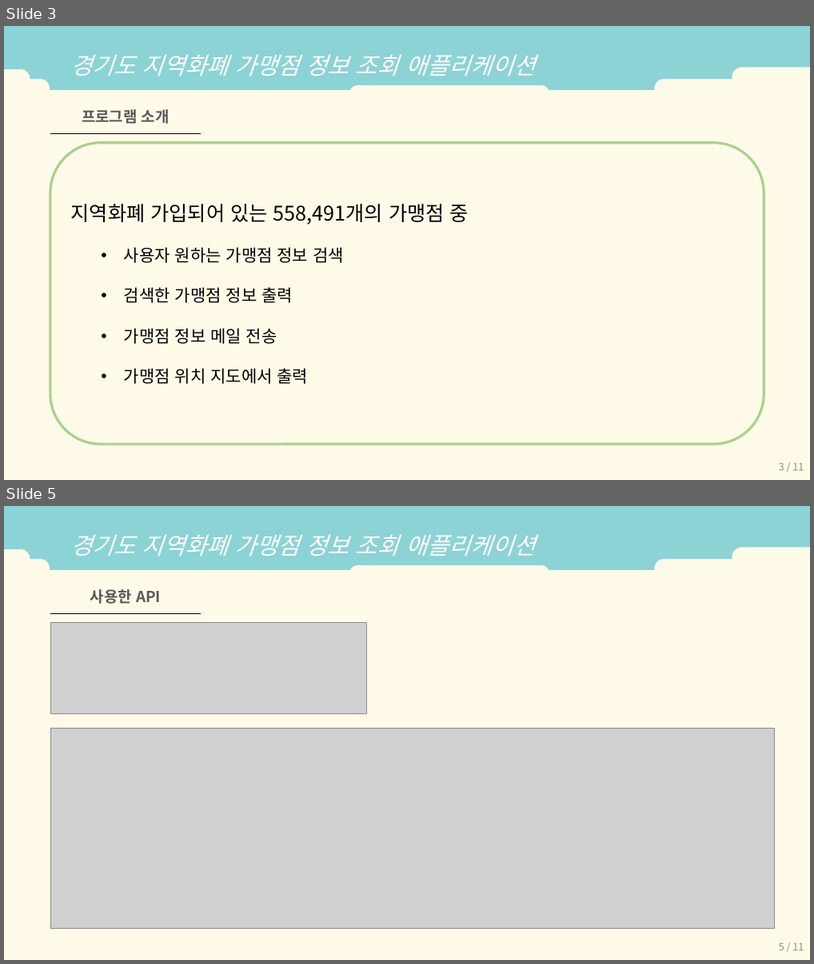
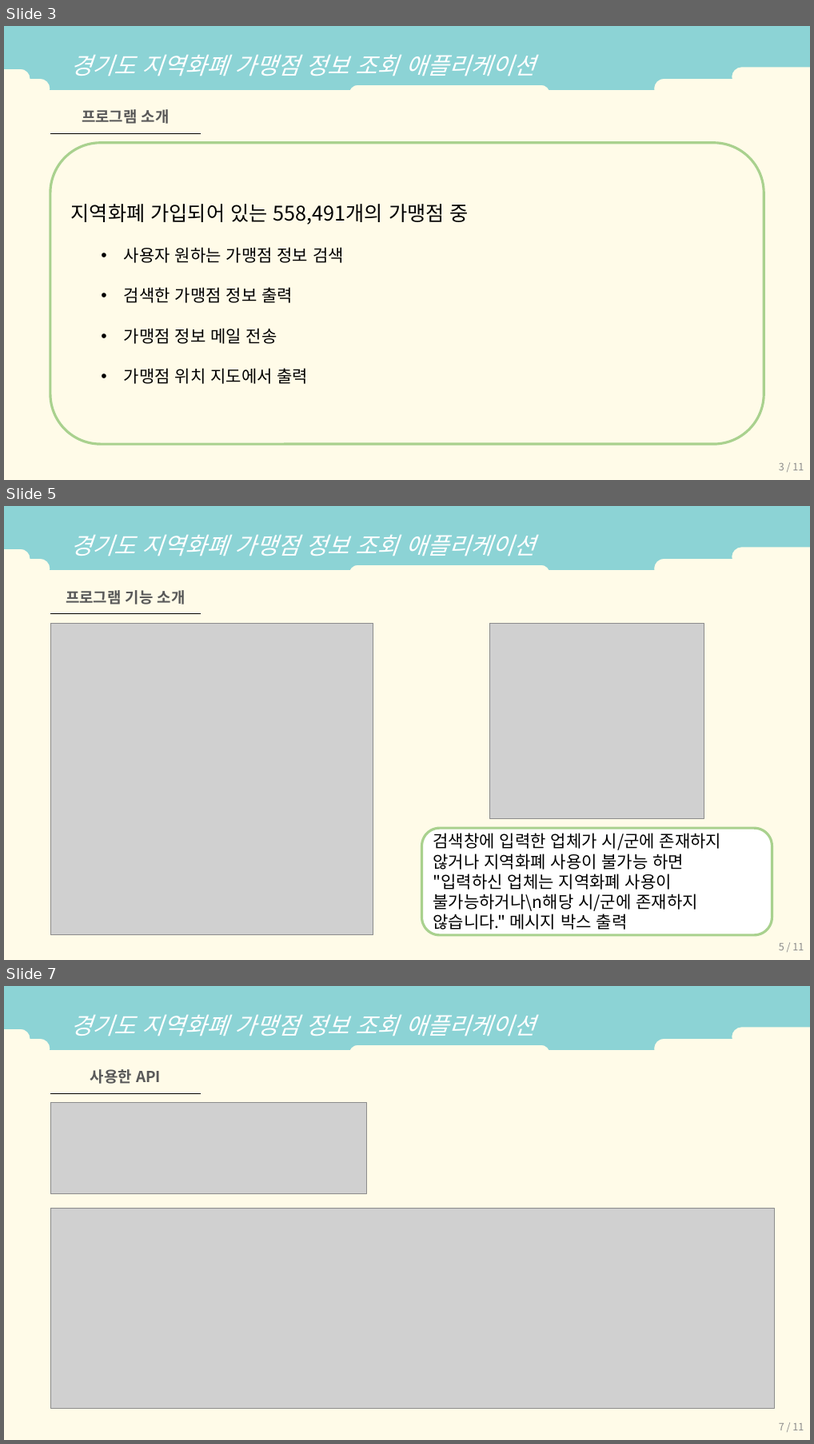
Before and after one commit to OmarChoi/scriptlang, a slide deck: 발표자료/스크립트언어-최종발표.pptx. Shown one above the other, each under a label of ours: slides 3 and 5 before the commit, slides 3, 5 and 7 after it; the slides between them are not shown. The pictures are 814x964 and 814x1444 pixels, drawn with LibreOffice and Linux fonts; fonts in the diff are those of the drawing; grey boxes stand for pictures. Boxes give left, top, right and bottom in pixels: in the first picture for what was removed or moved away, otherwise in the second. Text is boxed around its words. In the diff, an @@ line names an element or a change of style, - is before the commit and + after.

```diff
--- a/발표자료/스크립트언어-최종발표.pptx
+++ b/발표자료/스크립트언어-최종발표.pptx
@@ slide 5 added at bbox=[4, 506, 810, 960], background #FFFBE8 @@
@@ freeform shape added at bbox=[4, 506, 810, 570], fill #8CD3D5, 28 pt, text #FFFFFF, italic @@
+    경기도 지역화폐 가맹점 정보 조회 애플리케이션
@@ text added at bbox=[66, 590, 186, 604], 18 pt, text #595959, bold @@
+프로그램 기능 소개
@@ line added from (50, 614) to (201, 614), #000000 1 pt @@
@@ picture added at bbox=[50, 623, 374, 934] @@
@@ picture added at bbox=[490, 623, 705, 818] @@
@@ rounded rectangle added at bbox=[422, 828, 772, 935], fill #FFFFFF, outline #A9D18E 3 pt, 20 pt, text #000000 @@
+검색창에 입력한 업체가 시/군에 존재하지 않거나 지역화폐 사용이 불가능 하면
+"입력하신 업체는 지역화폐 사용이 불가능하거나\n해당 시/군에 존재하지 않습니다." 메시지 박스 출력
@@ page number added at bbox=[779, 943, 804, 950], 12 pt, text #8C8C8C @@
+5 / 11
@@ what was slide 5 is now slide 7 @@
@@ page number at bbox=[779, 1423, 804, 1430]: text changed @@
-5 / 11
+7 / 11
```
Also in this commit, not shown: 1 slide changed, 1 other slide added, 3 other files.
